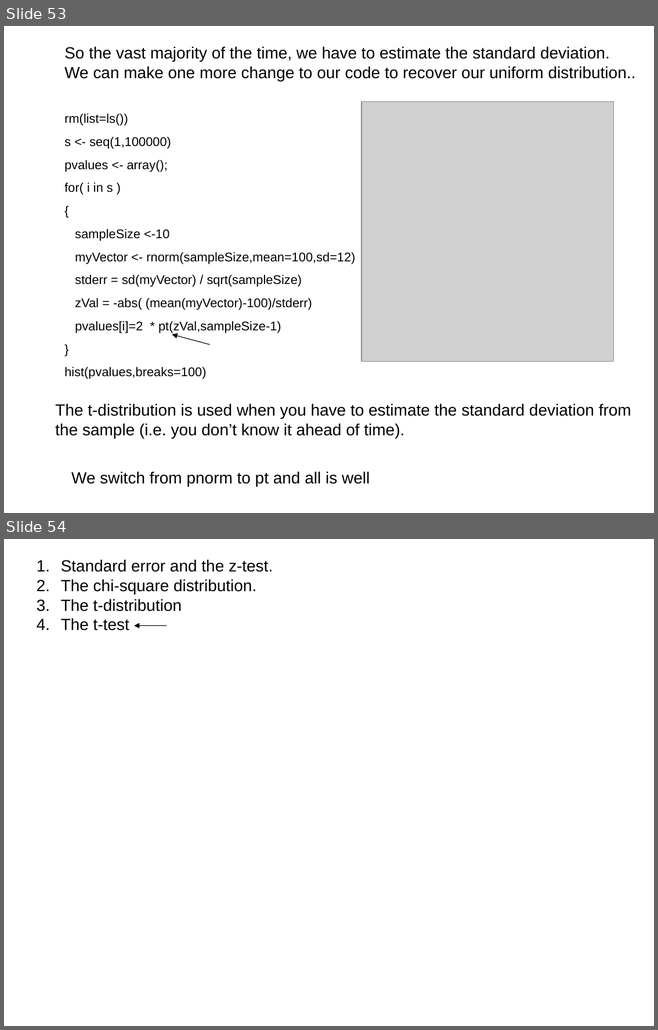
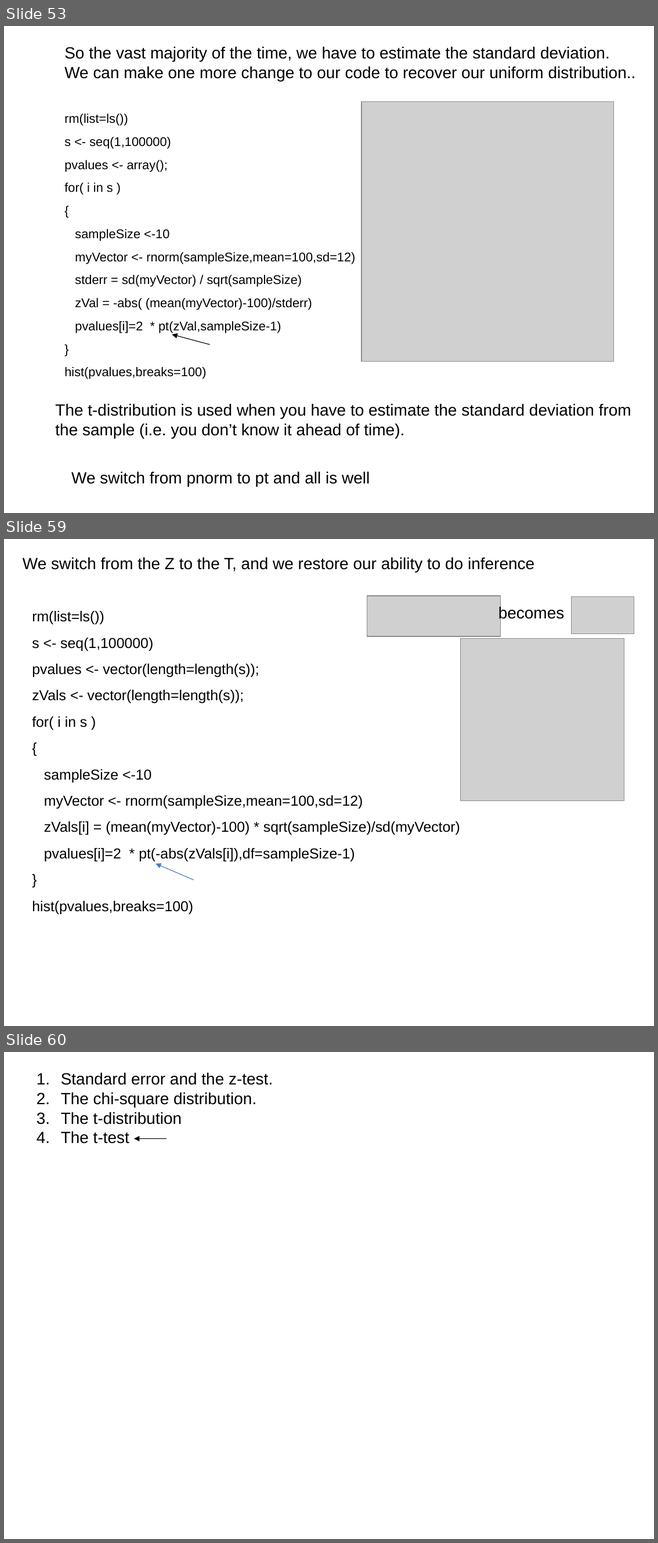
Before and after one commit to afodor/afodor.github.io, a slide deck: classes/stats2017/Lecture12.ppt. Shown one above the other, each under a label of ours: slides 53 and 54 before the commit, slides 53, 59 and 60 after it; the slides between them are not shown. The pictures are 658x1030 and 658x1543 pixels, drawn with LibreOffice and Linux fonts; fonts in the diff are those of the drawing; grey boxes stand for pictures. Boxes give left, top, right and bottom in pixels: in the first picture for what was removed or moved away, otherwise in the second. Text is boxed around its words. In the diff, an @@ line names an element or a change of style, - is before the commit and + after.

```diff
--- a/classes/stats2017/Lecture12.ppt
+++ b/classes/stats2017/Lecture12.ppt
@@ slide 59 added at box(4, 539, 654, 1026), background #FFFFFF @@
@@ text added at box(23, 557, 534, 572), 18 pt, text #000000 @@
+We switch from the Z to the T, and we restore our ability to do inference
@@ picture added at box(366, 596, 500, 636) @@
@@ text added at box(498, 606, 564, 621), 18 pt, text #000000 @@
+becomes
@@ picture added at box(571, 597, 634, 634) @@
@@ text added at box(32, 611, 460, 914), 16 pt, text #000000 @@
+rm(list=ls())
+s <- seq(1,100000)
+pvalues <- vector(length=length(s));
+zVals <- vector(length=length(s));
+for( i in s )
+{
+sampleSize <-10
+myVector <- rnorm(sampleSize,mean=100,sd=12)
+zVals[i] = (mean(myVector)-100) * sqrt(sampleSize)/sd(myVector)
+pvalues[i]=2 * pt(-abs(zVals[i]),df=sampleSize-1)
+}
+hist(pvalues,breaks=100)
@@ picture added at box(460, 638, 623, 801) @@
@@ arrow added from (194, 880) to (155, 864), #4A7EBB 0.74 pt @@
@@ what was slide 54 is now slide 60 @@
```
Also in this commit, not shown: 5 other slides added.
